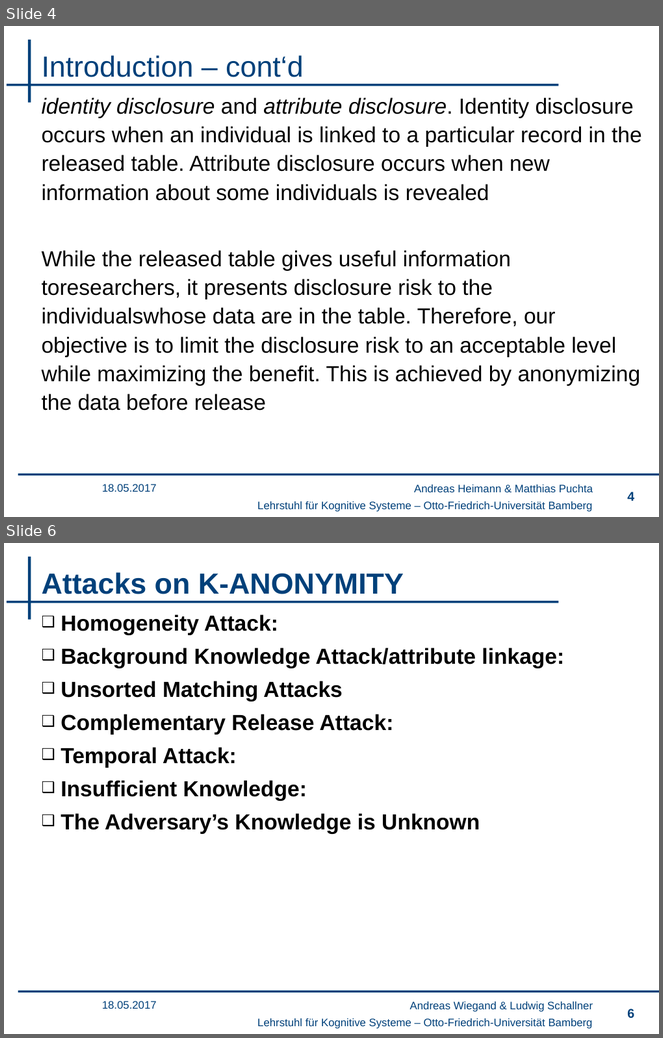
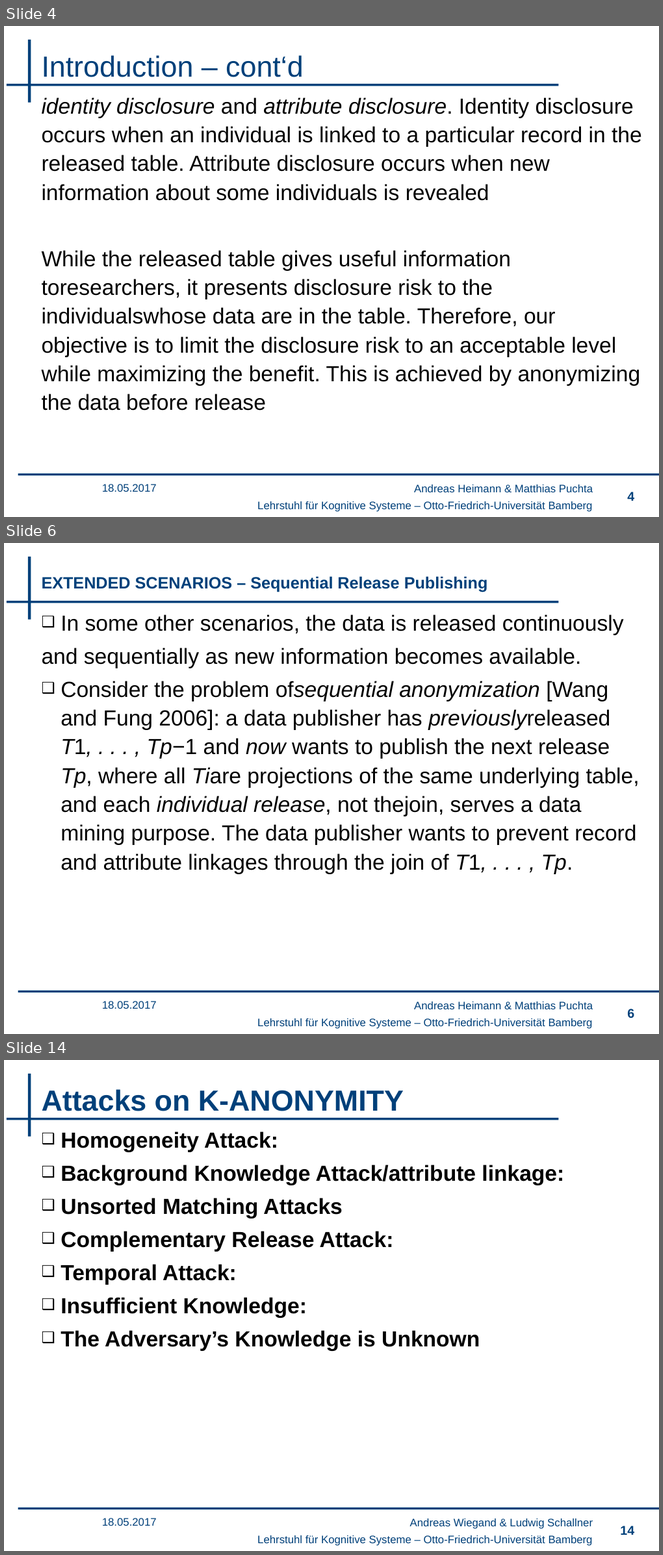
Before and after one commit to wsgan001/PSI-MSem, a slide deck: presentation/sicherheits.pptx. Shown one above the other, each under a label of ours: slides 4 and 6 before the commit, slides 4, 6 and 14 after it; the slides between them are not shown. The pictures are 663x1038 and 663x1555 pixels, drawn with LibreOffice and Linux fonts; fonts in the diff are those of the drawing; background and template pictures are left out. Boxes give left, top, right and bottom in pixels: in the first picture for what was removed or moved away, otherwise in the second. Text is boxed around its words. In the diff, an @@ line names an element or a change of style, - is before the commit and + after.

```diff
--- a/presentation/sicherheits.pptx
+++ b/presentation/sicherheits.pptx
@@ slide 6 added at box(4, 543, 659, 1034), background #FFFFFF; not listed: 4 template elements that a slide beside it also shows @@
@@ title added at box(42, 576, 488, 592), 18 pt, text #00407A, bold @@
+EXTENDED SCENARIOS – Sequential Release Publishing
@@ text added at box(42, 615, 640, 875), 24 pt, text #000000 @@
+❑ In some other scenarios, the data is released continuously
+and sequentially as new information becomes available.
+❑ Consider the problem ofsequential anonymization [Wang and Fung 2006]: a data publisher has previouslyreleased T1, . . . , Tp−1 and now wants to publish the next release Tp, where all Tiare projections of the same underlying table, and each individual release, not thejoin, serves a data mining purpose. The data publisher wants to prevent record and attribute linkages through the join of T1, . . . , Tp.
@@ text added at box(102, 1001, 157, 1009), 12 pt, text #00407A @@
+18.05.2017
@@ text added at box(414, 1002, 593, 1010), 12 pt, text #00407A @@
+Andreas Heimann & Matthias Puchta
@@ page number added at box(627, 1009, 634, 1018), 14 pt, text #00407A @@
+6
@@ what was slide 6 is now slide 14 @@
@@ page number at box(620, 1526, 634, 1535): text changed @@
-6
+14
```
Also in this commit, not shown: 3 slides changed, 8 other slides added.
